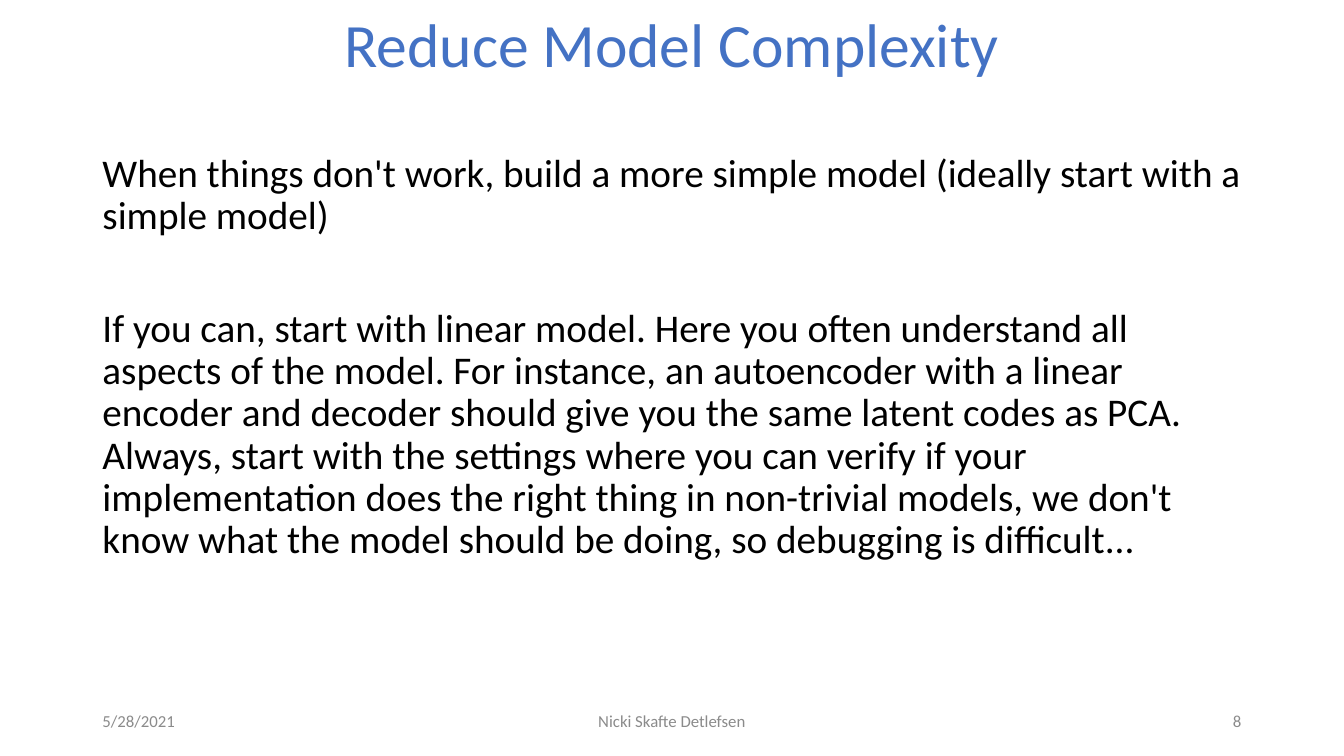
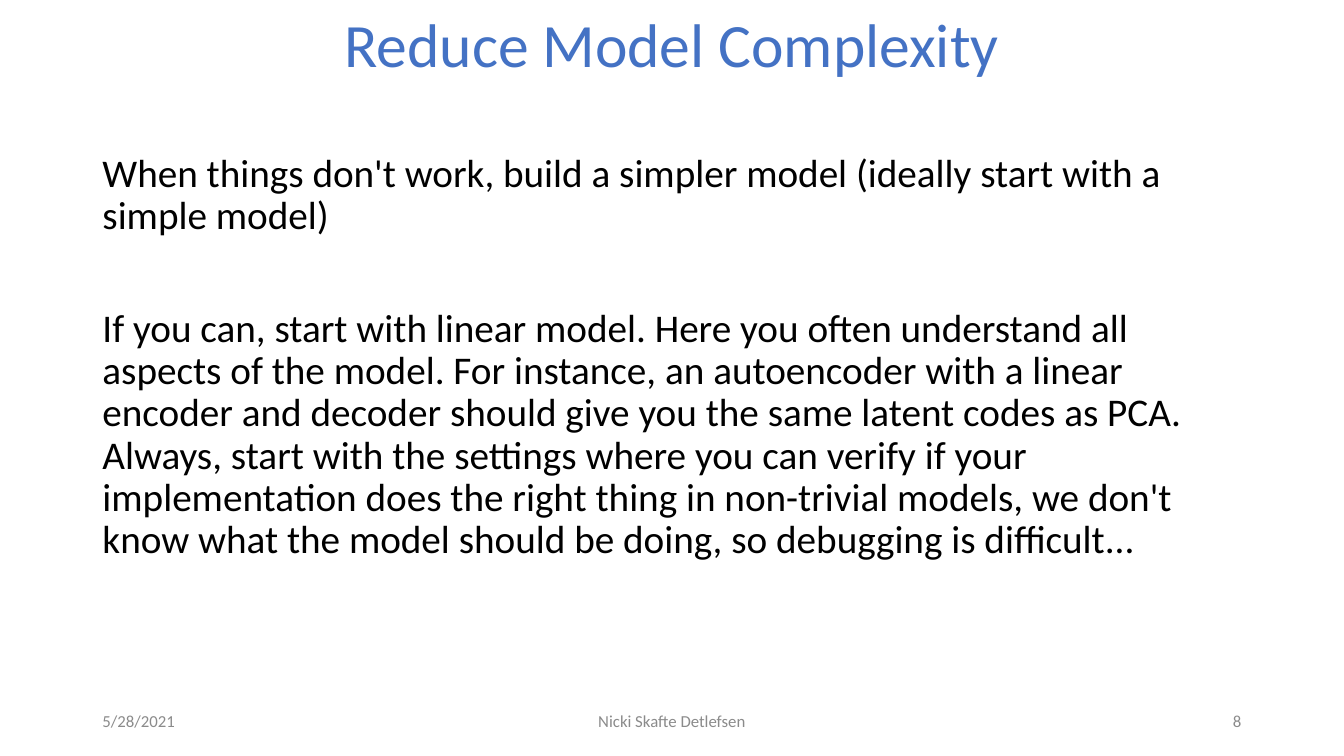
Before and after one commit to DeepEasterbunny/dtu_mlops, a slide deck: slide 8 of 03_debuggin_and_visualization/Debugging.pptx. Drawn at 1344x756 pixels with LibreOffice and Linux fonts; fonts in the diff are those of the drawing; background and template pictures are left out. Boxes give left, top, right and bottom in pixels: in the first picture for what was removed or moved away, otherwise in the second. Text is boxed around its words. In the diff, an @@ line names an element or a change of style, - is before the commit and + after.

```diff
--- a/03_debuggin_and_visualization/Debugging.pptx
+++ b/03_debuggin_and_visualization/Debugging.pptx
@@ text at <box>102,158,1161,236</box>: text changed @@
-When things don't work, build a more simple model (ideally start with a simple model)
+When things don't work, build a simpler model (ideally start with a simple model)
```
Also in this commit, not shown: 1 other slide changed, 15 other files.
